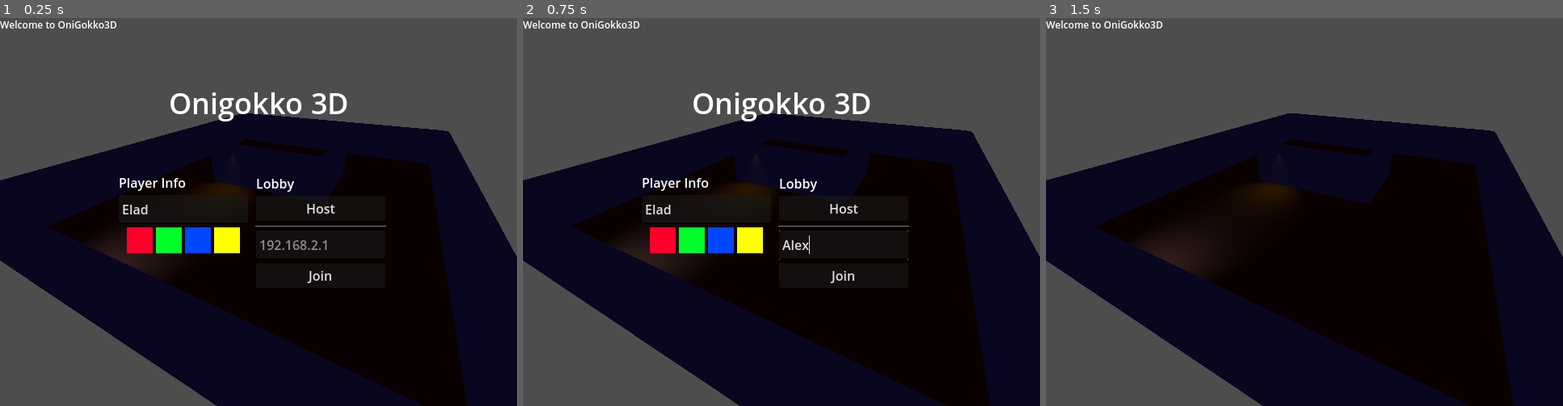
Above: before the commit, frames 1-3 (left to right).
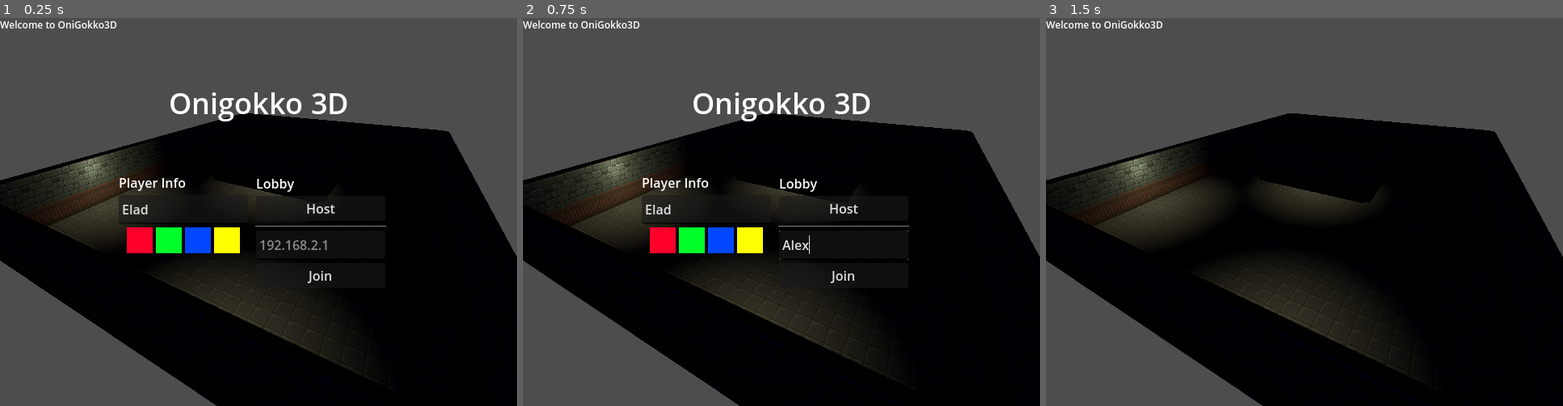
Above: after the commit, the same moments.

Repository: dalefrob/onigokko3d
Game: Godot game, scene res://game.tscn
Two runs of this game, one before a commit and one after it. Both use one fixed random seed, a clock stepped at 60 frames per second and the inputs below.
Inputs (mouse positions are in pixels of both pictures, inside the frame that each line leads up to):
- Up to frame 1 (0.25 s): no input
- Up to frame 2 (0.75 s): click (843, 243) at 0.52 s; type "Alex" at 0.6 s
- Up to frame 3 (1.5 s): click "Host" at 1.25 s

The runs differ from the first frame. In frame 1, 32% of the frame differs, in the area x 0-100%, y 24-100%; in frame 2, 32%; in frame 3, 34%.

Commit message:
textures & some visuals

Diff:
--- a/demon_tongue.gd
+++ b/demon_tongue.gd
@@ -32,8 +32,13 @@
 var _t : float = 0.0
 var _tongue_extension_vector : Vector3
 
+var is_attacking : bool:
+	get: return current_state != STATE_IDLE
+
+
 func _ready() -> void:
-	pass
+	if is_multiplayer_authority():
+		sprite.modulate.a = 0.5
 
 
 func shoot():
--- a/floor_material.tres
+++ /dev/null
@@ -1,4 +0,0 @@
-[gd_resource type="StandardMaterial3D" format=3 uid="uid://bu1ctyi2eymmv"]
-
-[resource]
-albedo_color = Color(0.28, 0.163333, 0.14, 1)
--- a/game.tscn
+++ b/game.tscn
@@ -1,15 +1,16 @@
-[gd_scene load_steps=8 format=3 uid="uid://de87htjmchopr"]
+[gd_scene load_steps=9 format=3 uid="uid://de87htjmchopr"]
 
 [ext_resource type="Script" path="res://game.gd" id="1_14ux5"]
-[ext_resource type="Material" uid="uid://bu1ctyi2eymmv" path="res://floor_material.tres" id="1_bsk1b"]
-[ext_resource type="Material" uid="uid://drr2xrx0hb8t7" path="res://wall_material.tres" id="2_hjlm1"]
+[ext_resource type="Material" uid="uid://bu1ctyi2eymmv" path="res://materials/floor_material.tres" id="1_bsk1b"]
+[ext_resource type="Material" uid="uid://drr2xrx0hb8t7" path="res://materials/wall_material.tres" id="2_hjlm1"]
 [ext_resource type="PackedScene" uid="uid://brvla8l7lphvg" path="res://player.tscn" id="2_tnhop"]
 [ext_resource type="PackedScene" uid="uid://bw3udoe1p7i8g" path="res://lobby_ui.tscn" id="5_w1374"]
+[ext_resource type="Texture2D" uid="uid://6hf187xnu8oa" path="res://hhouse_walllamp.png" id="5_wlqis"]
 [ext_resource type="Script" path="res://hud.gd" id="6_ohvh3"]
 
 [sub_resource type="Environment" id="Environment_uqe0p"]
 ambient_light_source = 2
-ambient_light_color = Color(0.242397, 0.199033, 0.259272, 1)
+ambient_light_color = Color(0.13497, 0.106851, 0.145906, 1)
 
 [node name="Game" type="Node3D" groups=["game"]]
 script = ExtResource("1_14ux5")
@@ -66,19 +67,20 @@
 size = Vector3(19, 2.5, 0.5)
 material = ExtResource("2_hjlm1")
 
-[node name="SpotLight3D" type="SpotLight3D" parent="Map"]
-transform = Transform3D(1, 0, 0, 0, 0.5, 0.866025, 0, -0.866025, 0.5, 0, 2, 3.7)
-spot_range = 10.0
+[node name="SpotLight3D" type="OmniLight3D" parent="Map"]
+transform = Transform3D(1, 0, 0, 0, 1, 0, 0, 0, 1, 5, 2, 3.53461)
+light_color = Color(0.981176, 0.930106, 0.542119, 1)
+light_energy = 3.0
 
-[node name="SpotLight3D3" type="SpotLight3D" parent="Map"]
-transform = Transform3D(1, 0, 0, 0, 0.5, 0.866025, 0, -0.866025, 0.5, 2, 2, -5.8)
-light_color = Color(0, 1, 0.109804, 1)
-spot_range = 10.0
+[node name="SpotLight3D3" type="OmniLight3D" parent="Map"]
+transform = Transform3D(1, 0, 0, 0, 1, 0, 0, 0, 1, 2, 2, -5.94444)
+light_color = Color(0.981176, 0.930106, 0.542119, 1)
+light_energy = 3.0
 
-[node name="SpotLight3D2" type="SpotLight3D" parent="Map"]
-transform = Transform3D(-1, 7.57104e-08, -4.37114e-08, 0, 0.5, 0.866025, 8.74228e-08, 0.866025, -0.5, 0, 2, -5.2)
-light_color = Color(0.795881, 0.723534, 0.110628, 1)
-spot_range = 10.0
+[node name="SpotLight3D2" type="OmniLight3D" parent="Map"]
+transform = Transform3D(1, 0, 0, 0, 1, 0, 0, 0, 1, -4.23514, 1.83534, -0.256562)
+light_color = Color(0.981176, 0.930106, 0.542119, 1)
+light_energy = 3.0
 
 [node name="SpawnPoint" type="Marker3D" parent="Map" groups=["spawnpoint"]]
 transform = Transform3D(1, 0, 0, 0, 1, 0, 0, 0, 1, 0, 1, 0)
@@ -91,6 +93,30 @@
 
 [node name="SpawnPoint4" type="Marker3D" parent="Map" groups=["spawnpoint"]]
 transform = Transform3D(1, 0, 0, 0, 1, 0, 0, 0, 1, -0.5, 1, -10.5)
+
+[node name="Sprite3D" type="Sprite3D" parent="Map"]
+transform = Transform3D(1, 0, 0, 0, 1, 0, 0, 0, 1, -0.0134364, 1.80653, -5.11177)
+visible = false
+pixel_size = 0.02
+billboard = 2
+texture_filter = 0
+texture = ExtResource("5_wlqis")
+
+[node name="Sprite3D2" type="Sprite3D" parent="Map"]
+transform = Transform3D(1, 0, 0, 0, 1, 0, 0, 0, 1, 2.01328, 1.80653, -5.87284)
+visible = false
+pixel_size = 0.02
+billboard = 2
+texture_filter = 0
+texture = ExtResource("5_wlqis")
+
+[node name="Sprite3D3" type="Sprite3D" parent="Map"]
+transform = Transform3D(1, 0, 0, 0, 1, 0, 0, 0, 1, 5.04803, 1.80653, 3.58825)
+visible = false
+pixel_size = 0.02
+billboard = 2
+texture_filter = 0
+texture = ExtResource("5_wlqis")
 
 [node name="ObserveCamera" type="Camera3D" parent="."]
 transform = Transform3D(0.882948, -0.234736, 0.406574, 0, 0.866025, 0.5, -0.469472, -0.441474, 0.764655, 7.64705, 5.17268, 6.12841)
--- /dev/null
+++ b/materials/floor_material.tres
@@ -0,0 +1,8 @@
+[gd_resource type="StandardMaterial3D" load_steps=2 format=3 uid="uid://bu1ctyi2eymmv"]
+
+[ext_resource type="Texture2D" uid="uid://di76bunfjbeps" path="res://materials/hhouse_floor3.png" id="1_t41xm"]
+
+[resource]
+albedo_texture = ExtResource("1_t41xm")
+uv1_triplanar = true
+texture_filter = 0
--- /dev/null
+++ b/materials/wall_material.tres
@@ -0,0 +1,10 @@
+[gd_resource type="StandardMaterial3D" load_steps=2 format=3 uid="uid://drr2xrx0hb8t7"]
+
+[ext_resource type="Texture2D" uid="uid://dv4r1cwyr2hb7" path="res://materials/hhouse_cellarwall.png" id="1_0ng8g"]
+
+[resource]
+albedo_texture = ExtResource("1_0ng8g")
+uv1_scale = Vector3(0.45, 0.45, 0.45)
+uv1_offset = Vector3(0, 0.45, 0)
+uv1_triplanar = true
+texture_filter = 0
--- a/player.gd
+++ b/player.gd
@@ -52,6 +52,7 @@
 
 
 func _setup_runner():
+	namelabel.show()
 	namelabel.text = _player_info.name
 	namelabel.modulate = Color.WHITE
 	sprite.modulate = _player_info.color
@@ -59,7 +60,7 @@
 
 
 func _setup_demon():
-	namelabel.modulate = Color.DEEP_PINK
+	namelabel.hide()
 	sprite.modulate = Color.WHITE
 	speed = 5.0
 
@@ -112,7 +113,11 @@
 # Move towards the last position
 func interpolate_movement(delta : float):
 	position = position.move_toward(sync_position, delta * speed * 2)
-	head.rotation = head.rotation.slerp(sync_rotation, delta * speed * 2)
+	var hrot : Vector3 = head.rotation
+	hrot.y = lerp_angle(hrot.y, sync_rotation.y, delta * speed * 2)
+	hrot.x = sync_rotation.x
+	hrot.z = sync_rotation.z
+	head.rotation = hrot
 
 
 @rpc("authority", "call_local", "unreliable")
@@ -128,6 +133,9 @@
 
 
 func _input(event: InputEvent) -> void:
+	if !is_multiplayer_authority():
+		return
+
 	# ESC
 	var key_event = event as InputEventKey
 	if key_event:
@@ -146,6 +154,8 @@
 
 
 func update_sprite():
+	sprite.shaded = !demon_tongue.is_attacking
+
 	# set the sprite direction based on the way the player is looking
 	var curr_camera = get_viewport().get_camera_3d()
 	var dot_a : float = curr_camera.global_basis.z.dot(head.global_basis.z)
--- a/player.tscn
+++ b/player.tscn
@@ -31,6 +31,7 @@
 [node name="Sprite3D" type="Sprite3D" parent="."]
 pixel_size = 0.04
 billboard = 2
+shaded = true
 texture_filter = 0
 texture = ExtResource("1_mto3x")
 region_enabled = true
@@ -50,6 +51,7 @@
 spot_angle = 20.0
 
 [node name="DemonTongue" parent="Head" instance=ExtResource("3_qta7u")]
+transform = Transform3D(1, 0, 0, 0, 1, 0, 0, 0, 1, 0, -0.1, 0)
 visible = false
 
 [node name="MultiplayerSynchronizer" type="MultiplayerSynchronizer" parent="."]
--- a/wall_material.tres
+++ /dev/null
@@ -1,4 +0,0 @@
-[gd_resource type="StandardMaterial3D" format=3 uid="uid://drr2xrx0hb8t7"]
-
-[resource]
-albedo_color = Color(0.264491, 0.271523, 0.547941, 1)
Binary file added: glow.png
Not shown, added: glow.png.import
Binary file added: hhouse_walllamp.png
Not shown, added: hhouse_walllamp.png.import
Binary file added: materials/hhouse_ceiling2.png
Not shown, added: materials/hhouse_ceiling2.png.import
Binary file added: materials/hhouse_cellarwall.png
Not shown, added: materials/hhouse_cellarwall.png.import
Binary file added: materials/hhouse_floor3.png
Not shown, added: materials/hhouse_floor3.png.import
Binary file changed: onisprites.png
Binary file added: staminabar.png
(and 1 more such lines)
